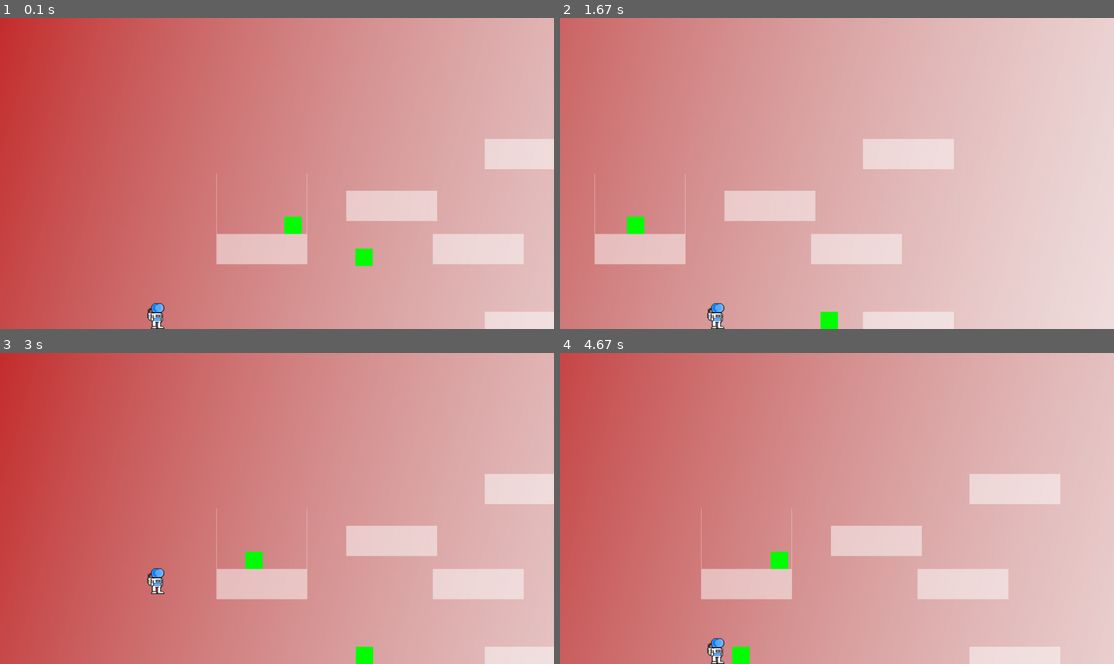
Above: before the commit, frames 1-4 (two rows, left to right).
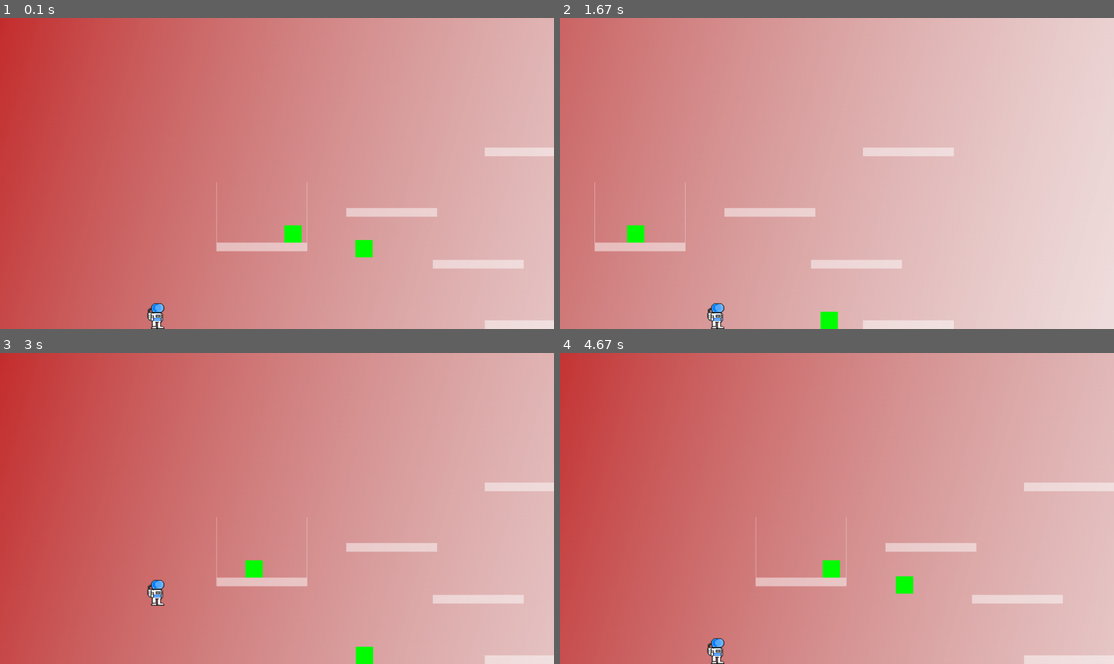
Above: after the commit, the same moments.

Repository: FlyingEwok/pygameRST
Game: pygame game, started from game.py
The game is run twice, just before and just after one commit, with the same random seed, the same clock (stepped at 60 frames per second) and the same inputs.
Inputs:
- Up to frame 1 (0.1 s): no input
- Up to frame 2 (1.67 s): hold Right 0.33-0.8 s; hold Up 0.83-1.13 s; hold Right 1.17-1.63 s
- Up to frame 3 (3 s): hold Left 1.67-2.2 s; hold Left 2.23-2.63 s; hold Up from 2.67 s (still down)
- Up to frame 4 (4.67 s): release Up at 3.03 s; hold Right 3.07-3.7 s; hold Left 3.73-4.2 s; hold Right from 4.23 s (still down)

The runs differ from the first frame. In frame 1, 5.4% of the frame differs, in the area x 39-100%, y 38-98%; in frame 2, 5.6%; in frame 3, 5.5%; in frame 4, 8.3%, in the area x 25-100%, y 38-100%.

Commit message:
Changed gravity, and messed with platform sizes

Diff:
--- a/level1class.py
+++ b/level1class.py
@@ -21,21 +21,21 @@
 
         # Array with width, height, x, and y of platform
         self.levelPlatform =[
-                 [210, 70, 500, 500],
-                 [210, 70, 800, 400],
-                 [210, 70, 1000, 500],
-                 [210, 70, 1120, 280],
-                 [210, 70, 1120, 680]
+                 [210, 20, 500, 520],
+                 [210, 20, 800, 440],
+                 [210, 20, 1000, 560],
+                 [210, 20, 1120, 300],
+                 [210, 20, 1120, 700]
                  ]
 
         self.levelHitMarker = [
-                 [1, 140, 500, 360],
-                 [1, 140, 709, 360]
+                 [1, 140, 500, 380],
+                 [1, 140, 709, 380]
                  ]
 
         self.enemyList = [
-                [800, 520],
-                [666, 550]
+                [800, 500],
+                [666, 500]
                 ]
 
         self.addPlatforms(self.levelPlatform)
--- a/playerclass.py
+++ b/playerclass.py
@@ -80,7 +80,7 @@
         if self.change_y == 0:
             self.change_y = 1
         else:
-            self.change_y += 0.25       # Default gravity = 0.35, High gravity = 0.55, Lowest gravity =
+            self.change_y += 0.35      # Default gravity = 0.35, High gravity = 0.55, Lowest gravity =
 
         # See if we are on the ground.
         if self.rect.y >= main.SCREEN_HEIGHT - self.rect.height and self.change_y >= 0:
